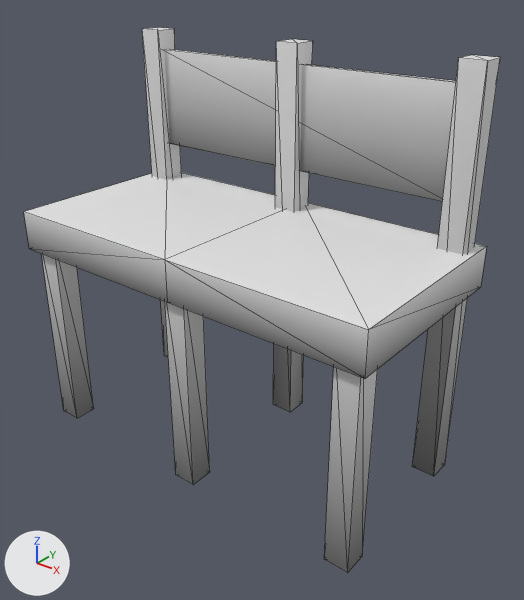
Before and after pictures for a commit that changed the glTF model assets/workbench.gltf.
The view is the same before and after, from a 50 mm lens placed at (-0.9, -1.97, 2.39), pointed at (-2.88, 0.51, 0.86). The axes (+X, +Y, +Z) are drawn at lower left. The lights are the same throughout. Mesh edges are drawn as thin lines. Vertices at the same position are counted once.

Objects in the first picture: 'Workbench'.
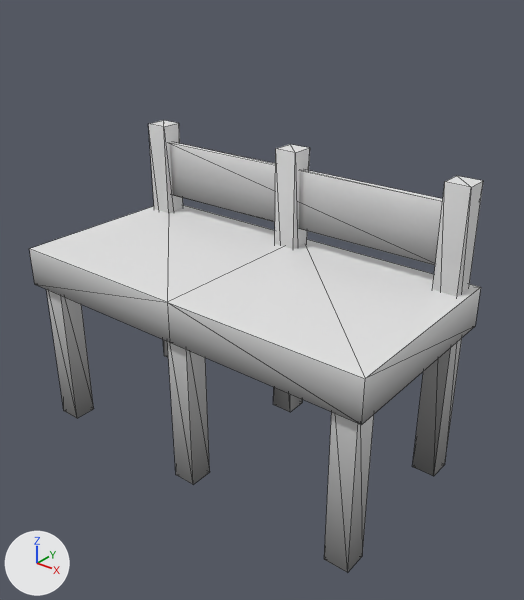
The change in detail:
me_workbench is used by ob_workbench; location (-3.5, 0.5, 0.0).
me_workbench had 68 vertices, 104 faces and spanned x -0.5..1.5, y -0.5..0.5, z 0.0..2.0.
me_workbench now has 68 vertices, 104 faces and spans x -0.5..1.5, y -0.5..0.5, z 0.0..1.5.
me_workbench part 1: the loose piece of 12 vertices spanning x -0.5..1.5, y -0.5..0.5, z 1.0..1.2 is moved by (0.0, 0.0, -0.2).
me_workbench part 2: the loose piece of 8 vertices spanning x -0.36..1.36, y 0.38..0.42, z 1.4..1.9 is scaled about its middle by (1, 1, 0.6), then moved by (0.0, 0.0, -0.4).
me_workbench part 3: all 8 vertices in x -0.46..0.56, y -0.46..-0.34, z 1.1 are scaled about their middle by (1, 1, 0.667), then moved by (0.0, 0.0, -0.35).
me_workbench part 4: all 8 vertices in x -0.46..0.56, y 0.34..0.46, z 2.0 are scaled about their middle by (1, 1, 0.667), then moved by (0.0, 0.0, -0.35).
me_workbench part 5: all 4 vertices in x 1.34..1.46, y -0.46..-0.34, z 1.1 are scaled about their middle by (1, 1, 0.667), then moved by (0.0, 0.0, -0.35).
me_workbench part 6: all 4 vertices in x 1.34..1.46, y 0.34..0.46, z 2.0 are scaled about their middle by (1, 1, 0.667), then moved by (0.0, 0.0, -0.35).

Location of each change, (x1, y1, x2, y2) in pixels of the pictures (524 x 600 px; the box of a moved part takes in the faces that stretch with it):
'Workbench', reshaped (17% shorter)
    before: (24, 27, 500, 573)
    after: (29, 120, 483, 573)
part 1 of me_workbench, moved or reshaped
    before: (24, 172, 487, 379)
    after: (29, 205, 481, 425)
part 2 of me_workbench, moved or reshaped
    before: (165, 49, 456, 201)
    after: (170, 142, 443, 265)
part 3 of me_workbench, moved or reshaped
    before: (41, 254, 210, 485)
    after: (46, 289, 210, 485)
part 4 of me_workbench, moved or reshaped
    before: (142, 27, 313, 412)
    after: (149, 120, 310, 412)
part 5 of me_workbench, moved or reshaped
    before: (324, 367, 377, 573)
    after: (324, 412, 374, 573)
part 6 of me_workbench, moved or reshaped
    before: (413, 55, 500, 476)
    after: (413, 176, 483, 476)
